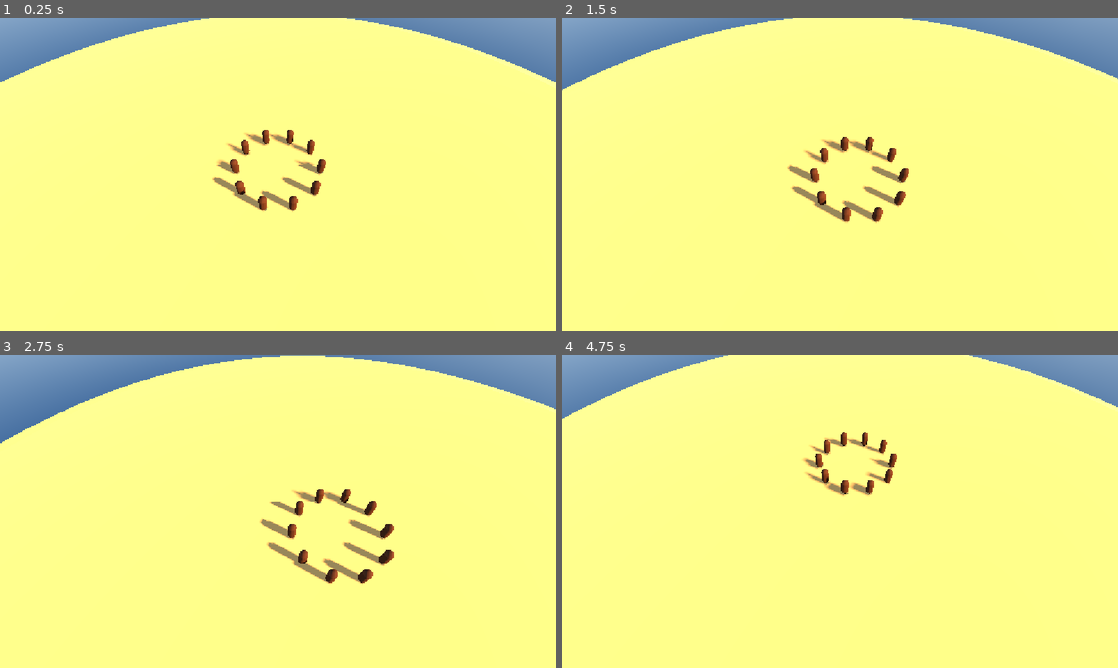
Above: before the commit, frames 1-4 (two rows, left to right).
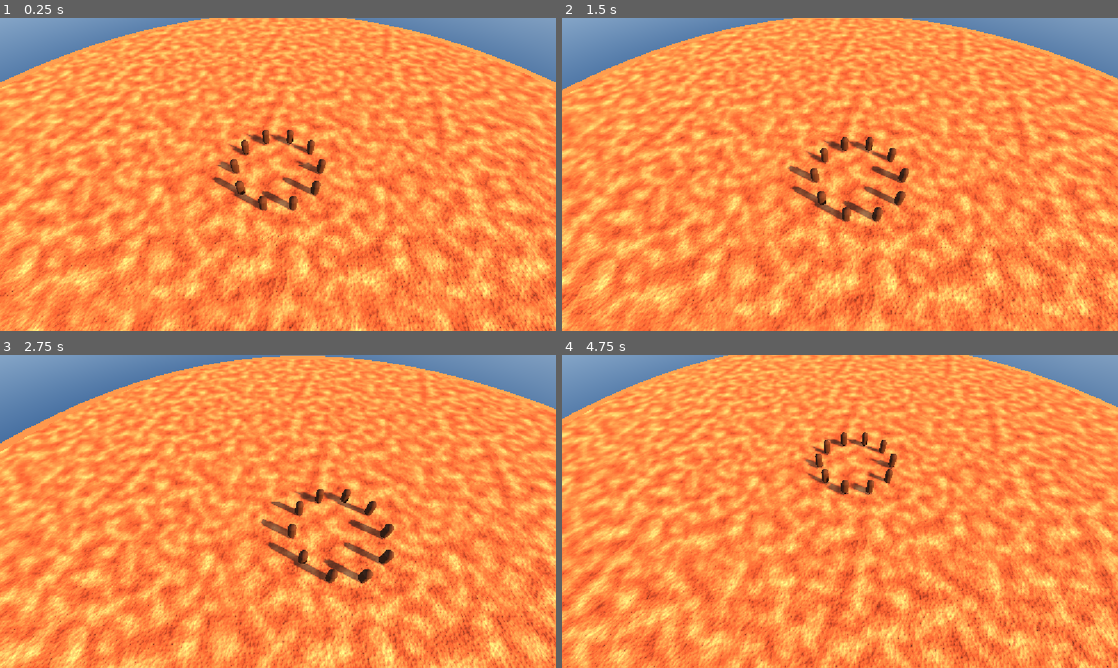
Above: after the commit, the same moments.

Repository: barroapk/faso-kanou
Game: Godot game, scene res://scenes/main.tscn
The game is run twice, just before and just after one commit, with the same random seed, the same clock (stepped at 60 frames per second) and the same inputs. A sky picture missing from this copy of the repository is replaced by a grey-blue gradient.
Inputs (mouse positions are in pixels of both pictures, inside the frame that each line leads up to):
- Up to frame 1 (0.25 s): no input
- Up to frame 2 (1.5 s): tap Enter at 0.5 s; move the mouse to (962, 158) at 0.52 s; click (962, 158) at 0.67 s; tap Space at 1.25 s; drag from (728, 190) to (812, 237) at 1.27 s
- Up to frame 3 (2.75 s): tap Enter at 2 s; move the mouse to (333, 442) at 2.02 s; click (333, 442) at 2.17 s
- Up to frame 4 (4.75 s): tap Space at 2.75, 4.25 s; drag from (812, 574) to (673, 464) at 2.77 s; tap Enter at 3.5 s; move the mouse to (1006, 558) at 3.52 s; click (1006, 558) at 3.67 s; drag from (673, 464) to (756, 433) at 4.27 s

The runs differ from the first frame. In frame 1, 93% of the frame differs, in the area x 0-100%, y 0-100%; in frame 2, 92%; in frame 3, 91%; in frame 4, 95%.

Commit message:
Latérite procédurale

Diff:
--- a/scripts/main.gd
+++ b/scripts/main.gd
@@ -49,10 +49,7 @@
     forme.bottom_radius = 45
     forme.height = 1.0
     ile.mesh = forme
-    var mat_ile := StandardMaterial3D.new()
-    mat_ile.albedo_color = Color(0.76, 0.6, 0.35)
-    mat_ile.roughness = 1.0
-    ile.material_override = mat_ile
+    ile.material_override = _materiau_laterite()
     add_child(ile)
 
 func _creer_camera() -> void:
@@ -72,3 +69,40 @@
         var angle := TAU * i / nombre
         habitant.position = Vector3(cos(angle) * 4, 1.35, sin(angle) * 4)
         add_child(habitant)
+
+func _materiau_laterite() -> StandardMaterial3D:
+    var bruit := FastNoiseLite.new()
+    bruit.frequency = 0.01
+    bruit.fractal_octaves = 5
+
+    var couleurs := Gradient.new()
+    couleurs.set_color(0, Color(0.50, 0.24, 0.12))
+    couleurs.set_color(1, Color(0.85, 0.58, 0.35))
+    couleurs.add_point(0.5, Color(0.70, 0.38, 0.20))
+
+    var couleur_sol := NoiseTexture2D.new()
+    couleur_sol.width = 1024
+    couleur_sol.height = 1024
+    couleur_sol.seamless = true
+    couleur_sol.noise = bruit
+    couleur_sol.color_ramp = couleurs
+
+    var cailloux := FastNoiseLite.new()
+    cailloux.frequency = 0.08
+    cailloux.noise_type = FastNoiseLite.TYPE_CELLULAR
+
+    var relief := NoiseTexture2D.new()
+    relief.width = 1024
+    relief.height = 1024
+    relief.seamless = true
+    relief.as_normal_map = true
+    relief.bump_strength = 6.0
+    relief.noise = cailloux
+
+    var mat := StandardMaterial3D.new()
+    mat.albedo_texture = couleur_sol
+    mat.normal_enabled = true
+    mat.normal_texture = relief
+    mat.roughness = 1.0
+    mat.uv1_scale = Vector3(8, 8, 1)
+    return mat
